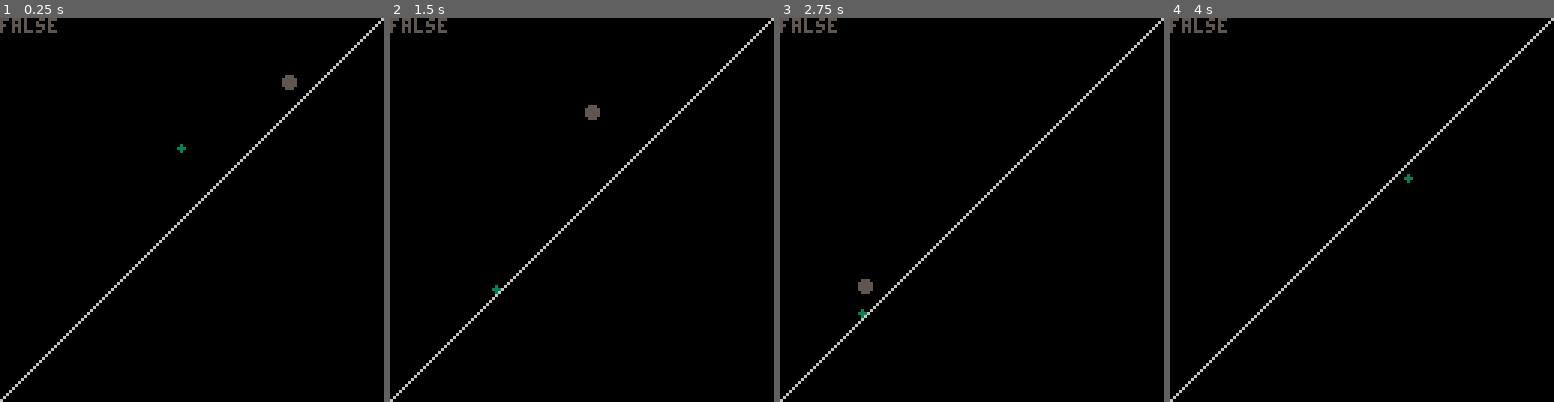
Above: before the commit, frames 1-4 (left to right).
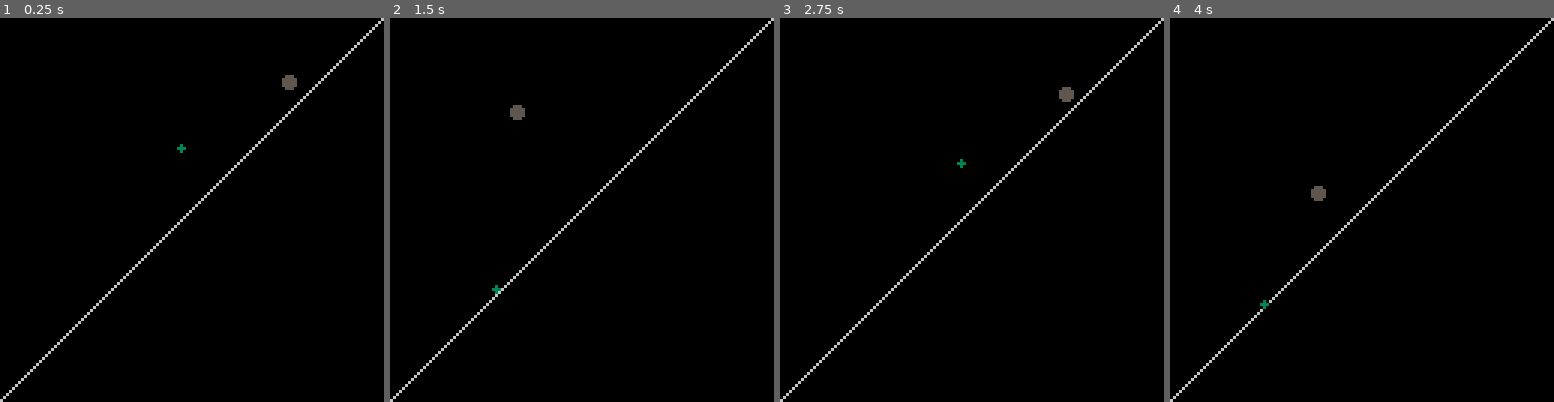
Above: after the commit, the same moments.

Repository: RIDENTEM/oneButtonJam2019
Game: PICO-8 cartridge one_button.p8
The game is run twice, just before and just after one commit, with the same random seed, the same clock (stepped at 60 frames per second) and the same inputs.
Inputs:
- Up to frame 1 (0.25 s): no input
- Up to frame 2 (1.5 s): no input
- Up to frame 3 (2.75 s): hold Up 2.15-2.42 s
- Up to frame 4 (4 s): no input

The runs differ from the first frame. In frame 1, 0.3% of the frame differs, in the area x 0-15%, y 0-4%; in frame 2, 0.5%; in frame 3, 0.6%, in the area x 0-77%, y 0-79%; in frame 4, 0.5%.

Commit message:
Worked on collision and got the obstacle colliding with the player, need to fix jumping bugs

Diff:
--- a/one_button.p8
+++ b/one_button.p8
@@ -8,8 +8,7 @@
 lx2=127
 ly2=0
 
-obstacle= {grounded=false,
-ox=0,oy=0,ovx=0,ovy=g}
+obstacle= {ox=0,oy=0,ovx=0,ovy=g}
 
 obstacles={}
 
@@ -20,9 +19,8 @@
 
 function bounce()
 print("bounce")
-obstacle.ovx-=rnd(0.1,1.5)
-obstacle.ovy-=rnd(1.0,1.5)
-obstacle.grounded=false
+obstacle.ovx-=rnd(0.7,1)
+obstacle.ovy-=rnd(2,2.5)
 end
 
 function respawnObstacle()
@@ -30,7 +28,6 @@
 obstacle.oy=10
 obstacle.ovx=-0.5
 obstacle.ovy=1
-obstacle.grounded=false
 end
 
 
@@ -41,10 +38,13 @@
 respawnObstacle()
 end
 
+dSize=4
+
+shrink=0.2
 function _draw()
 
 cls()
-print(obstacle.grounded)
+
 --draw mountain
 line(lx1,ly1,lx2,ly2,6)
 --[[for j=0, 127 do
@@ -57,17 +57,22 @@
 
 --Player here
 circfill(px,py, 1,3)
+
+if(dSize<=0) dSize=4
+--circfill(px+2,py-2,dSize-shrink,4)
+
 --Obstacle here
 circfill(obstacle.ox,obstacle.oy,2,5)
 
 end
 
 function _update()
+ --dSize-=shrink
  _input()
 if(grounded ==false) updatePlayerMovement()
---if(obstacleTouchedGround)
+if(obstacle.ox<=0) respawnObstacle()
 updateObstacleMovement()
-respawn()
+if(px < 10 or py>127) respawn()
 check_collision(true,px,py)
 check_collision(false,obstacle.ox,obstacle.oy)
 if(grounded) slide()
@@ -89,8 +94,7 @@
 function on_grounded()
 start=false
  grounded=true
- first_jump_avail=true
- second_jump_avail=false
+ pvelocity.pvx=0
 end
 
 function on_ungrounded()
@@ -101,40 +105,26 @@
 --Update this to work for obstacles
 function check_collision(isPlayer,x,y)
 
- if(isPlayer and pget(x+1,y+1)==6) on_grounded()
-if(isPlayer==false and x+y>126) bounce()
+ if(isPlayer and x+y>=125)on_grounded()
+if(isPlayer==false and x+y>=124) bounce()
+--Something wrong with this
+if(isPlayer==false and ((px>x-4 and px<x+4)and (py>y-4 and py<y+4))) then
+respawn()
+end
 end
 
 function _input()
 if(btnp(2)) then
 on_ungrounded()
- if(first_jump_avail)
-  then
-  jump(first_jump_avail)
-  first_jump_avail=false
-  second_jump_avail=true
+  jump()
   end
- if(second_jump_avail)
-  then
-  first_jump_avail=false
-  second_jump_avail=false
-     jump(first_jump_avail)
-  end
- end
 end
 
 
 --Need to make sure the player can jump while grounded
-function jump(is_first)
- if(is_first) pvelocity.pvy-=2
-
- if(is_first==false)
- then
+function jump()
  pvelocity.pvx+=1
- --Problem with this, this is the first jump that goes
  pvelocity.pvy-=2
- end
-
 end
 
 function slide()
@@ -143,12 +133,12 @@
 end
 
 function respawn()
-if(px < 10)
- then
+ print("getting called")
  on_ungrounded()
+ pvelocity.pvx=0
+ pvelocity.pvy=0.5
  px=60
  py=40
- end
 end
 
 
